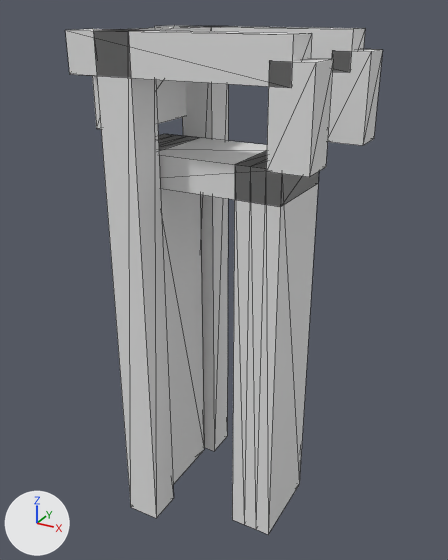
Before and after pictures for a commit that changed the glTF model models/noordeloos/noordeloos-brug-cad50b54/noordeloos-brug-cad50b54.glb.
Camera for both pictures: a 50 mm lens placed at (7.42, -13.05, 3.35), pointed at (0.2, 0.07, -3.2). Lighting does not change. The marker at lower left points along +X, +Y and +Z. The picture after the commit comes second. Mesh edges are drawn as thin lines.

Objects in the first picture: 'building:balans', 'building:balans 2', 'building:contragewicht', 'building:hamei', 'building:hamei 2', 'building:hangstang', 'building:hangstang 2', 'building:portaal', 'road:dek', 'road:landhoofd (aangenomen)', 'road:landhoofd (aangenomen) 2'.
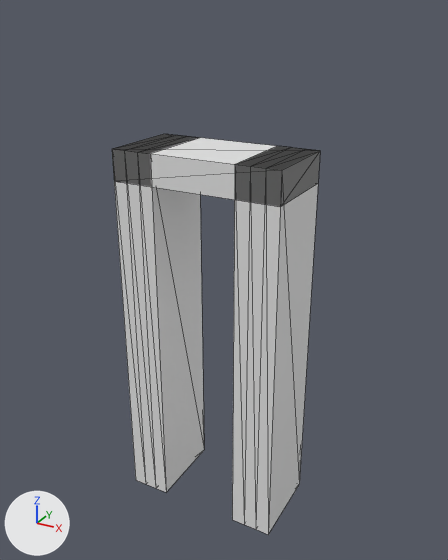
The change, as a list of edits to the scene's bpy script:
```text
Remove ob_building_hamei:
    ob_building_hamei = bpy.data.objects.new('building:hamei', me_hamei)
    ob_building_hamei.location = (0.0, 0.0, 0.0)
Remove ob_building_hamei_2:
    ob_building_hamei_2 = bpy.data.objects.new('building:hamei 2', me_hamei_2)
    ob_building_hamei_2.location = (0.0, 0.0, 0.0)
Remove ob_building_portaal:
    ob_building_portaal = bpy.data.objects.new('building:portaal', me_portaal)
    ob_building_portaal.location = (0.0, 0.0, 0.0)
Remove ob_building_balans:
    ob_building_balans = bpy.data.objects.new('building:balans', me_balans)
    ob_building_balans.location = (0.0, 0.0, 0.0)
Remove ob_building_hangstang:
    ob_building_hangstang = bpy.data.objects.new('building:hangstang', me_hangstang)
    ob_building_hangstang.location = (0.0, 0.0, 0.0)
Remove ob_building_balans_2:
    ob_building_balans_2 = bpy.data.objects.new('building:balans 2', me_balans_2)
    ob_building_balans_2.location = (0.0, 0.0, 0.0)
Remove ob_building_hangstang_2:
    ob_building_hangstang_2 = bpy.data.objects.new('building:hangstang 2', me_hangstang_2)
    ob_building_hangstang_2.location = (0.0, 0.0, 0.0)
Remove ob_building_contragewicht:
    ob_building_contragewicht = bpy.data.objects.new('building:contragewicht', me_contragewicht)
    ob_building_contragewicht.location = (0.0, 0.0, 0.0)
```

Boxes [x1, y1, x2, y2] around the edits, measured in the pictures (448 x 560 px):
'building:hamei 2', deleted
    before: [94, 29, 173, 518]
'building:balans 2', deleted
    before: [65, 29, 312, 87]
'building:hamei', deleted
    before: [182, 26, 228, 451]
'building:hangstang 2', deleted
    before: [266, 59, 333, 177]
'building:hangstang', deleted
    before: [328, 49, 382, 146]
'building:balans', deleted
    before: [155, 25, 365, 72]
'building:contragewicht', deleted
    before: [92, 76, 186, 129]
'building:portaal', deleted
    before: [120, 26, 211, 31]
